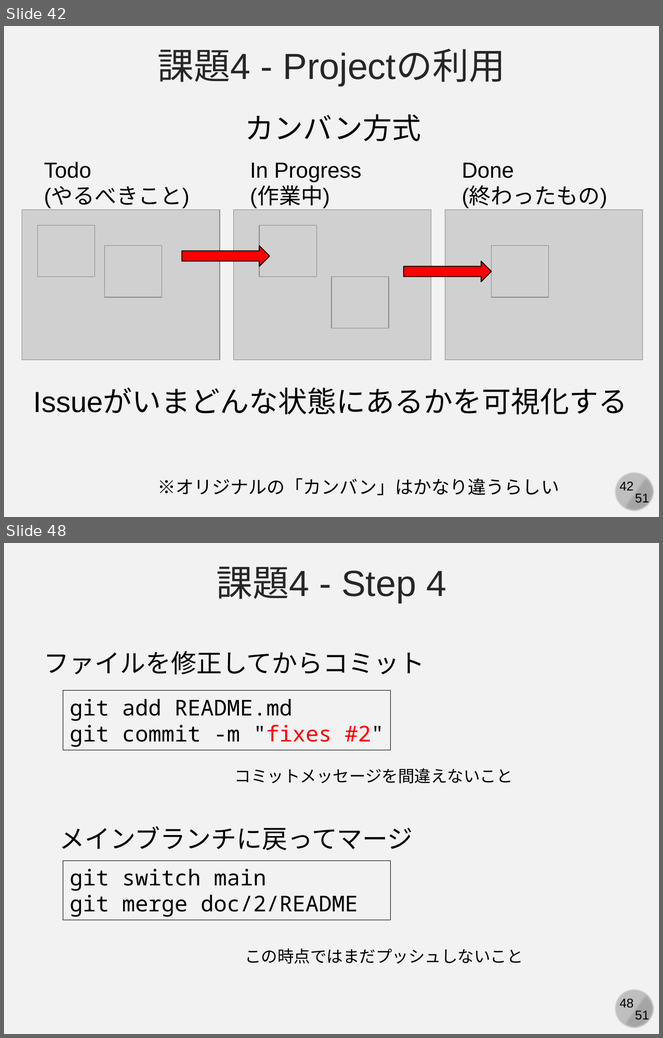
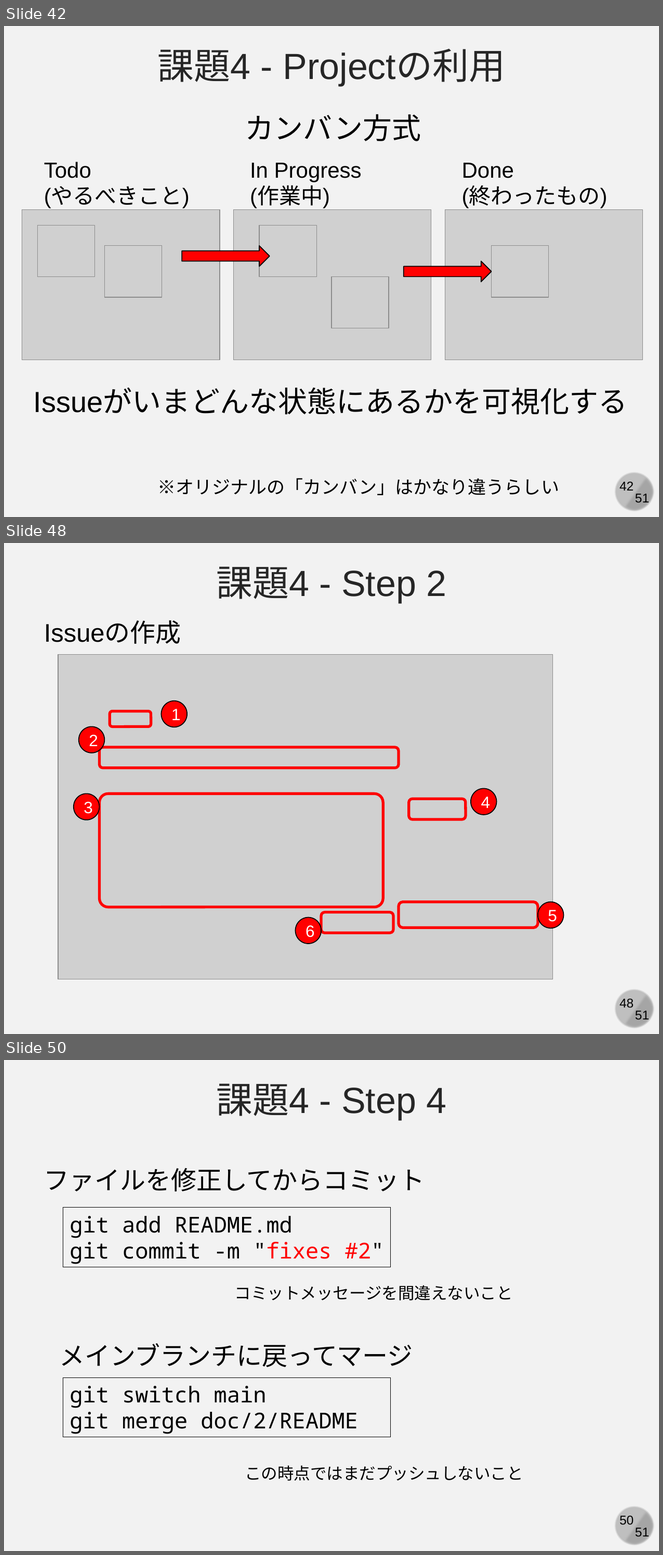
Before and after one commit to kaityo256/github, a slide deck: practice_github_basic/fig/slide.pptx. Shown one above the other, each under a label of ours: slides 42 and 48 before the commit, slides 42, 48 and 50 after it; the slides between them are not shown. The pictures are 663x1038 and 663x1555 pixels, drawn with LibreOffice and Linux fonts; fonts in the diff are those of the drawing; grey boxes stand for pictures. Boxes give left, top, right and bottom in pixels: in the first picture for what was removed or moved away, otherwise in the second. Text is boxed around its words. In the diff, an @@ line names an element or a change of style, - is before the commit and + after.

```diff
--- a/practice_github_basic/fig/slide.pptx
+++ b/practice_github_basic/fig/slide.pptx
@@ slide 48 added at [4, 543, 659, 1034], background #F2F2F2; not listed: 4 template elements that a slide beside it also shows @@
@@ text added at [216, 566, 447, 603], 40 pt, text #262626 @@
+課題4 - Step 2
@@ text added at [44, 622, 181, 644], 28 pt, text #000000 @@
+Issueの作成
@@ picture added at [59, 654, 553, 979] @@
@@ rounded rectangle added at [110, 711, 151, 727], outline #FF0000 3 pt @@
@@ ellipse added at [161, 701, 187, 727], fill #FF0000, outline #000000 1 pt, 18 pt, text #FFFFFF @@
+1
@@ ellipse added at [79, 727, 104, 753], fill #FF0000, outline #000000 1 pt, 18 pt, text #FFFFFF @@
+2
@@ rounded rectangle added at [100, 747, 399, 768], outline #FF0000 3 pt @@
@@ ellipse added at [471, 788, 497, 815], fill #FF0000, outline #000000 1 pt, 18 pt, text #FFFFFF @@
+4
@@ ellipse added at [74, 794, 99, 820], fill #FF0000, outline #000000 1 pt, 18 pt, text #FFFFFF @@
+3
@@ rounded rectangle added at [100, 794, 384, 908], outline #FF0000 3 pt @@
@@ rounded rectangle added at [409, 799, 466, 820], outline #FF0000 3 pt @@
@@ rounded rectangle added at [321, 913, 393, 933], outline #FF0000 3 pt @@
@@ rounded rectangle added at [399, 902, 538, 928], outline #FF0000 3 pt @@
@@ ellipse added at [538, 902, 564, 928], fill #FF0000, outline #000000 1 pt, 18 pt, text #FFFFFF @@
+5
@@ ellipse added at [296, 918, 321, 944], fill #FF0000, outline #000000 1 pt, 18 pt, text #FFFFFF @@
+6
@@ what was slide 48 is now slide 50 @@
@@ page number at [620, 1516, 634, 1525]: text changed @@
-48
+50
```
Also in this commit, not shown: 11 slides changed, 3 other slides added, 2 slides removed, 1 other file.
